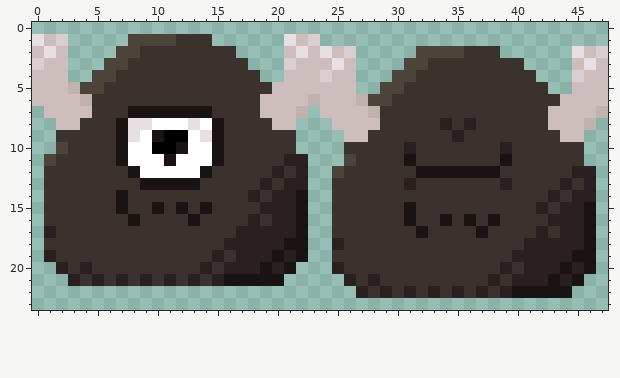
Pixel-art sprite: VideoGame/VideoGame/Content/Sprites/Monsters/Party/Huffstein.png. Above, as it was before the edit.
The file is 48x24 pixels.
Once edited:
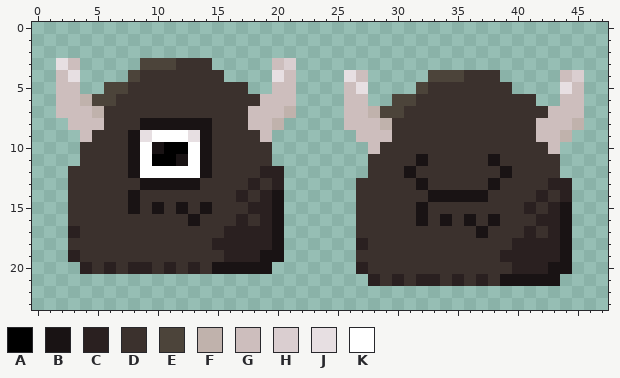
Palette (. is transparent): A #000000  B #191314  C #2a2020  D #3b312d  E #4c443a  F #c0b2ac  G #cdbebd  H #daced0  J #e7dfe2  K #ffffff
From old to new:
y 1: x 0..2 JGH -> ...; x 8..14 EEEEDDD -> .......; x 21..23 JGH -> ...
y 2: x 0..2 GJG -> ...; x 7..16 EEDDDDDDDD -> ..........; x 21..26 GJGJGH -> ......; x 32..38 EEEEDDD -> .......; x 45..47 JGH -> ...
y 3: x 0..3 HGG. -> ..JG; x 6..11 EEDDDD -> ...EEE; x 15..17 DDD -> ...; x 20 . -> G; x 22..26 GGGJG -> .....; x 31..40 EEDDDDDDDD -> ..........; x 45..47 GJG -> ...
y 4: x 0..1 GG -> ..; x 3 . -> J; x 5..8 EEDD -> ...E; x 16..18 DDD -> ...; x 20 . -> J; x 22..27 GGHGG. -> ....JG; x 30..35 EEDDDD -> ...EEE; x 39..41 DDD -> ...; x 44 . -> G; x 46..47 GG -> ..
y 5: x 0..1 GG -> ..; x 3..7 FEEDD -> G..EE; x 18..19 DD -> ..; x 22..25 GGGG -> ....; x 27 . -> J; x 29..32 EEDD -> ...E; x 40..42 DDD -> ...; x 44 . -> J; x 46..47 GG -> ..
y 6: x 0..1 GG -> ..; x 5..6 DD -> EE; x 22..25 GFGG -> ....; x 27..31 FEEDD -> G..EE; x 42..43 DD -> ..; x 46..47 GG -> ..
y 7: x 1 G -> .; x 5 D -> F; x 8..14 BBBBBBB -> DDDDDDD; x 18 D -> G; x 21..22 GF -> F.; x 24..25 GG -> ..; x 29..30 DD -> EE; x 46..47 GF -> ..
y 8: x 2 G -> .; x 4..5 DD -> GG; x 7..15 BJJKKKJKB -> DDBBBBBBD; x 18..21 DDGG -> GGF.; x 25 G -> .; x 29 D -> F; x 34 C -> D; x 36 C -> D; x 42 D -> G; x 45..46 GF -> F.
y 9: x 2..4 DDD -> ..G; x 7..15 BJKBAAKJB -> DBJKKKJBD; x 19..21 DDD -> G..; x 26 G -> .; x 28..29 DD -> GG; x 35 C -> D; x 42..45 DDGG -> GGF.
y 10: x 2..3 ED -> ..; x 7..8 BK -> DB; x 10 A -> B; x 12 B -> A; x 14..15 KB -> BD; x 20..21 DD -> ..; x 26..28 DDD -> ..G; x 31 C -> D; x 39 C -> D; x 43..45 DDD -> G..
y 11: x 1..3 EDD -> ...; x 7..8 BK -> DB; x 10..12 KBK -> AAB; x 14..15 KB -> BD; x 20..22 DCC -> ...; x 26..27 ED -> ..; x 31..32 BD -> DB; x 38..39 DB -> BD; x 44..45 DD -> ..
y 12: x 1..2 DD -> ..; x 19 D -> C; x 21..22 DC -> ..; x 25..27 EDD -> ...; x 31..39 DBBBBBBBD -> BDDDDDDDB; x 44..46 DCC -> ...
y 13: x 1..2 DD -> ..; x 18..22 DCDCC -> CDC..; x 25..26 DD -> ..; x 31..32 CD -> DB; x 38..39 DC -> BD; x 43 D -> C; x 45..46 DC -> ..
y 14: x 1..2 DD -> ..; x 7..8 BD -> DB; x 17..22 DCDCCB -> CDCB..; x 25..26 DD -> ..; x 33..37 DDDDD -> BBBBB; x 42..46 DCDCC -> CDC..
y 15: x 1..2 DD -> ..; x 7..8 BD -> DB; x 18 D -> C; x 20..22 CCB -> B..; x 25..26 DD -> ..; x 31..32 BD -> DB; x 41..46 DCDCCB -> CDCB..
y 16: x 1..2 DD -> ..; x 8 B -> D; x 17..22 DCDCCB -> CDCB..; x 25..26 DD -> ..; x 31..32 BD -> DB; x 42 D -> C; x 44..46 CCB -> B..
y 17: x 1..3 CDD -> ..C; x 16 D -> C; x 20..22 CCB -> B..; x 25..26 DD -> ..; x 32 B -> D; x 41..46 DCDCCB -> CDCB..
y 18: x 1..2 DD -> ..; x 15 D -> C; x 20..22 CBB -> B..; x 25..27 CDD -> ..C; x 40 D -> C; x 44..46 CCB -> B..
y 19: x 1..3 CDD -> ..C; x 15..16 CD -> DC; x 19 C -> B; x 21..22 CB -> ..; x 25..26 DD -> ..; x 39 D -> C; x 44..46 CBB -> B..
y 20: x 2..3 CD -> ..; x 6 D -> C; x 8..9 DD -> CC; x 11 D -> C; x 13..18 DCDCCC -> CDBBBB; x 20..21 CB -> ..; x 25..27 CDD -> ..C; x 39..40 CD -> DC; x 43 C -> B; x 45..46 CB -> ..
y 21: x 3..20 CDCDCDCDCDCDCBBBBB -> ..................; x 26..27 CD -> ..; x 30 D -> C; x 32..33 DD -> CC; x 35 D -> C; x 37..42 DCDCCC -> CDBBBB; x 44..45 CB -> ..
y 22: x 27..44 CDCDCDCDCDCDCBBBBB -> ..................
